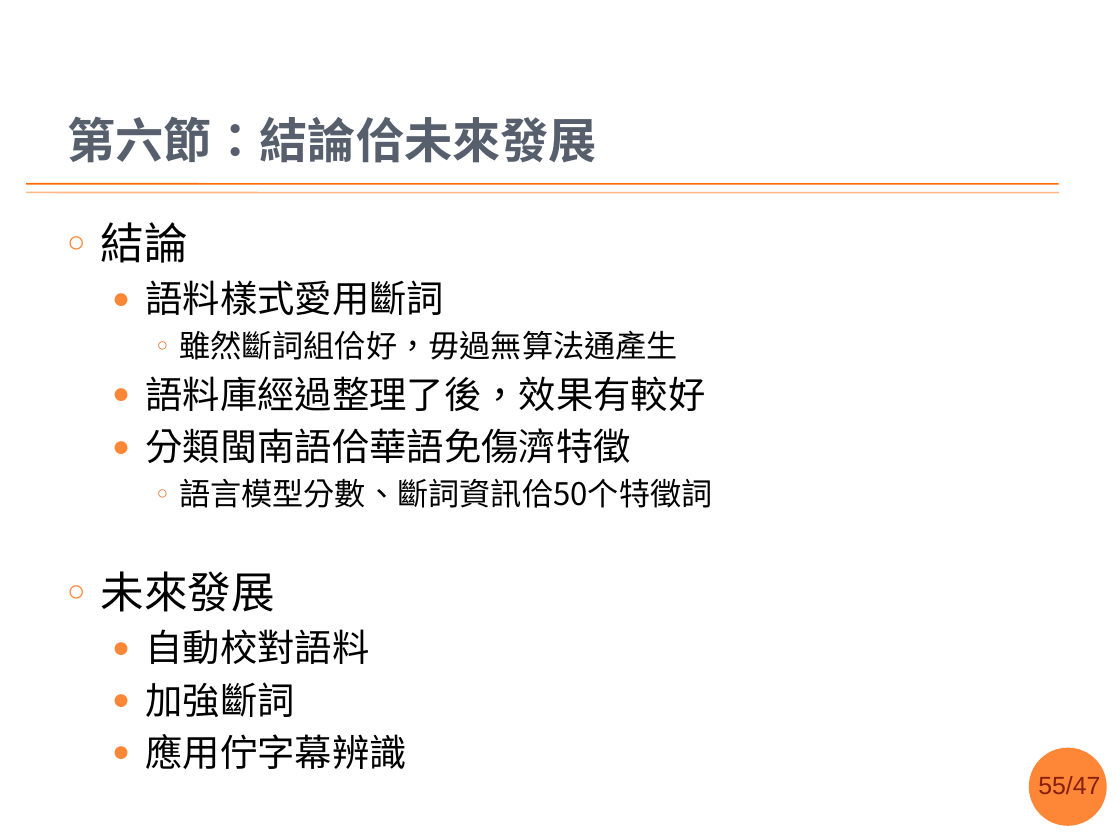
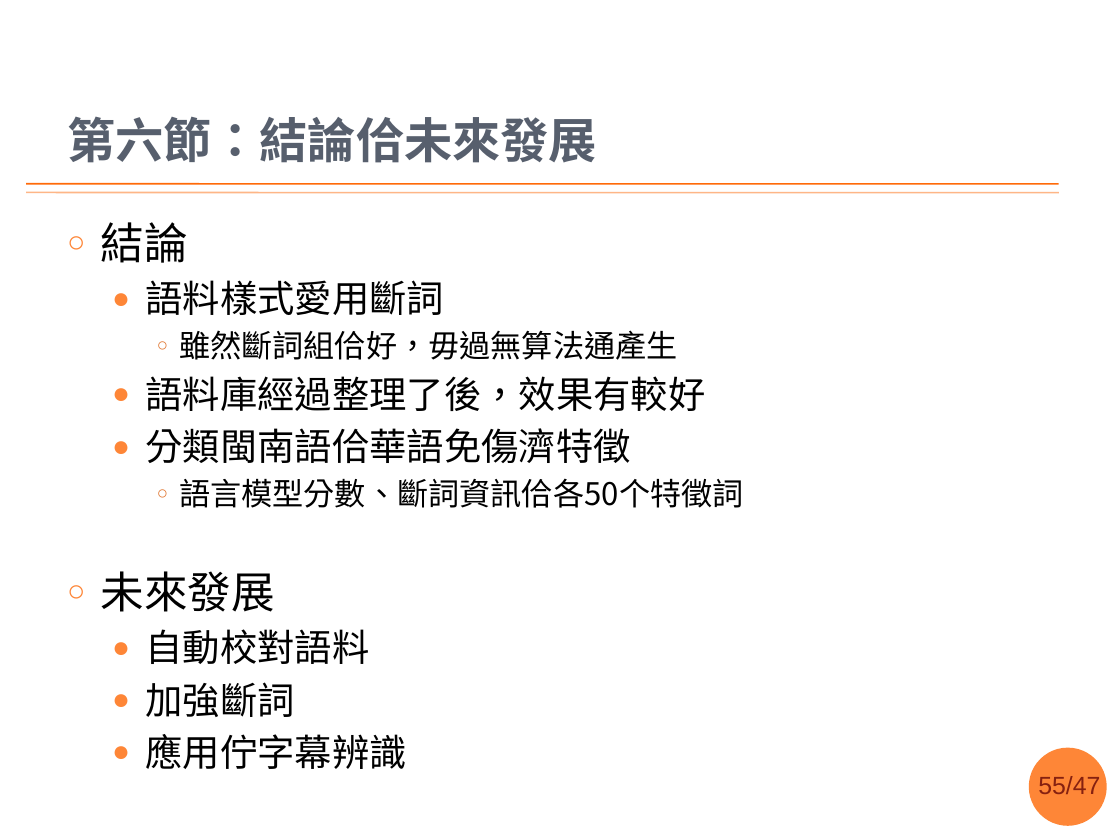
Before and after one commit to sih4sing5hong5/po3-ko3_tau5-iann2-phinn3, a slide deck: slide 55 of 翻譯報告.pptx. Drawn at 1120x840 pixels with LibreOffice and Linux fonts; fonts in the diff are those of the drawing; background and template pictures are left out. Boxes give left, top, right and bottom in pixels: in the first picture for what was removed or moved away, otherwise in the second. Text is boxed around its words. In the diff, an @@ line names an element or a change of style, - is before the commit and + after.

```diff
--- a/翻譯報告.pptx
+++ b/翻譯報告.pptx
@@ text at box(179, 478, 743, 508): text changed @@
-    ○ 語言模型分數、斷詞資訊佮50个特徵詞
+    ○ 語言模型分數、斷詞資訊佮各50个特徵詞
```
Also in this commit, not shown: 9 other slides changed.
